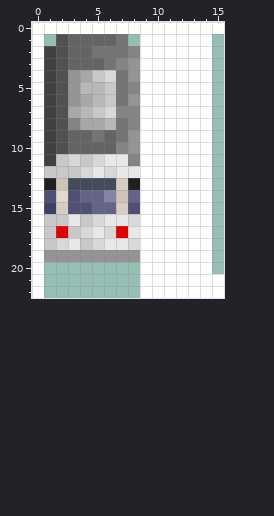
Pixel-art file: src/trams/kumamoto/1350/kuma1350.aseprite. The picture above is the old version.
248x25 pixels, 1 frame. Colours within 5 levels of each other are drawn and written as one. Shown: x 0..15, y 0..22. The commit also changed other parts of the picture, which this record leaves out.
The result:
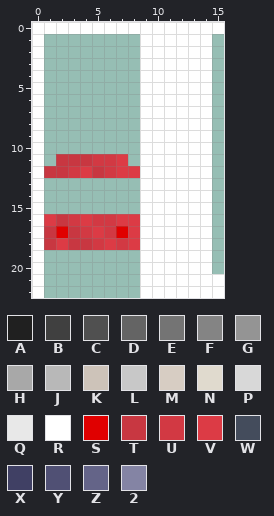
Palette (. is transparent): A #202020  B #404040  C #505050  D #646464  E #747474  F #848484  G #949494  H #a8a8a8  J #b8b8b8  K #cdc3b9  L #c8c8c8  M #d7cdc3  N #e0dace  P #d8d8d8  Q #e8e8e8  R #ffffff  S #e00000  T #c83741  U #d23943  V #dc3b45  W #444c5c  X #404064  Y #505074  Z #646488  2 #8484a4
Difference:
layer "1350" now hidden
layer "White Undercoat" now hidden
layer "Grey Box" now hidden
layer "Red" added
@@ x 0..10 @@
  0 RRRRRRRRRRR
- 1 R.CDDDDE.RR
- 2 RBCDDEEEFRR
- 3 RBCDDDEFGRR
- 4 RBCGHLPEGRR
- 5 RBCGJJLEFRR
- 6 RBCGHJLEGRR
- 7 RBCHJLPFFRR
- 8 RBCFHHJEFRR
- 9 RBCDDEDEGRR
-10 RBCDDDDFGRR
-11 RBLPLPQQFRR
-12 RLLLPQPQQRR
-13 RAKWWWWMARR
-14 RYNYZZ2KZRR
-15 RXMYYZZMYRR
-16 RLLQLPQQPRR
-17 RLSLPQPSQRR
-18 RLPQLPQQPRR
-19 RGGGGGGGGRR
+ 1 R........RR
+ 2 R........RR
+ 3 R........RR
+ 4 R........RR
+ 5 R........RR
+ 6 R........RR
+ 7 R........RR
+ 8 R........RR
+ 9 R........RR
+10 R........RR
+11 R.TTTUUV.RR
+12 RTTUVTUVVRR
+13 R........RR
+14 R........RR
+15 R........RR
+16 RVTUVUUVVRR
+17 RTSTUVUSVRR
+18 RTVTTUVUVRR
+19 R........RR
 20 R........RR
Changed places in both pictures, as pixel boxes (x1, y1, x2, y2):
changed: (44, 34, 140, 262)
